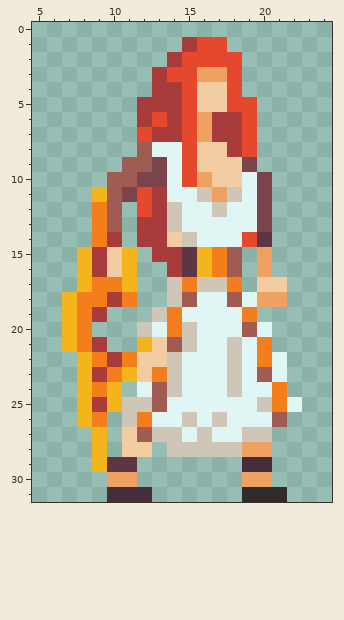
One commit to this pixel-art sprite: Graphics/spr_player_static.png. That is the earlier state.
The file is 32x32 pixels. Shown: x 5..24, y 0..31.
New version:
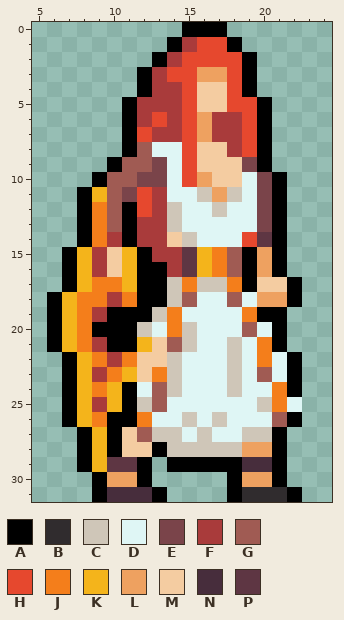
Palette (. is transparent): A #000000  B #302c2e  C #cfc6b8  D #dff6f5  E #7a444a  F #a93b3b  G #a05b53  H #e6482e  J #f47e1b  K #f4b41b  L #eea160  M #f4cca1  N #472d3c  P #5e3643
Commit: Updated Player Sprite With A Black Outline
Difference:
@@ x 5..24 @@
- 0 ....................
- 1 ..........FHH.......
- 2 .........FHHHH......
- 3 ........FHHLLH......
- 4 ........FFHMMH......
- 5 .......FFFHMMHH.....
- 6 .......FHFHLFFH.....
- 7 .......HFFHLFFH.....
- 8 .......GDDHMMFH.....
- 9 ......GGEDHMMME.....
-10 .....GGEEDHLMMDE....
-11 ....KGEHFDDCLCDE....
-12 ....JG.HFCDDCDDE....
-13 ....JG.FFCDDDDDE....
-14 ....JF.FFMCDDDHP....
-15 ...KFMK.FFPKJG.L....
-16 ...KFMK..FPKJG.L....
-17 ...KJJK..CJCCJ.MM...
-18 ..KJJFJ..CGDDGDLL...
-19 ..KJF...CJDDDDJ.....
-20 ..KJ...CDJCDDDGD....
-21 ..KJF..KMGCDDCDJ....
-22 ...KJFJMMCDDDCDJD...
-23 ...KFJKMJCDDDCDGD...
-24 ...KJK.DGCDDDCDDJ...
-25 ...KFKCCGDDDDDDCJD..
-26 ...KJ.CJDDCDCDDDG...
-27 ....K.MGCCDCDDCC....
-28 ....K.MM.CCCCCLL....
-29 ....KPP.......NN....
-30 .....LL.......LL....
-31 .....NNN......BBB...
+ 0 ..........AAA.......
+ 1 .........AFHHA......
+ 2 ........AFHHHHA.....
+ 3 .......AFHHLLHA.....
+ 4 .......AFFHMMHA.....
+ 5 ......AFFFHMMHHA....
+ 6 ......AFHFHLFFHA....
+ 7 ......AHFFHLFFHA....
+ 8 ......AGDDHMMFHA....
+ 9 .....AGGEDHMMMEA....
+10 ....AGGEEDHLMMDEA...
+11 ...AKGEHFDDCLCDEA...
+12 ...AJGAHFCDDCDDEA...
+13 ...AJGAFFCDDDDDEA...
+14 ...AJFAFFMCDDDHPA...
+15 ..AKFMKAFFPKJGALA...
+16 ..AKFMKAAFPKJGALA...
+17 ..AKJJKAACJCCJAMMA..
+18 .AKJJFJAACGDDGDLLA..
+19 .AKJFAAACJDDDDJAA...
+20 .AKJAAACDJCDDDGDA...
+21 .AKJFAAKMGCDDCDJA...
+22 ..AKJFJMMCDDDCDJDA..
+23 ..AKFJKMJCDDDCDGDA..
+24 ..AKJKADGCDDDCDDJA..
+25 ..AKFKACGDDDDDDCJD..
+26 ..AKJAAJDDCDCDDDGA..
+27 ...AKAMGCCDCDDCCA...
+28 ...AKAMMACCCCCLLA...
+29 ...AKPPA.AAAAANNA...
+30 ....ALLA.....ALLA...
+31 ....ANNNA....ABBBA..
Pixel boxes of the changes (left, top, right, bottom) in both pictures:
changed: (47, 22, 302, 502)
